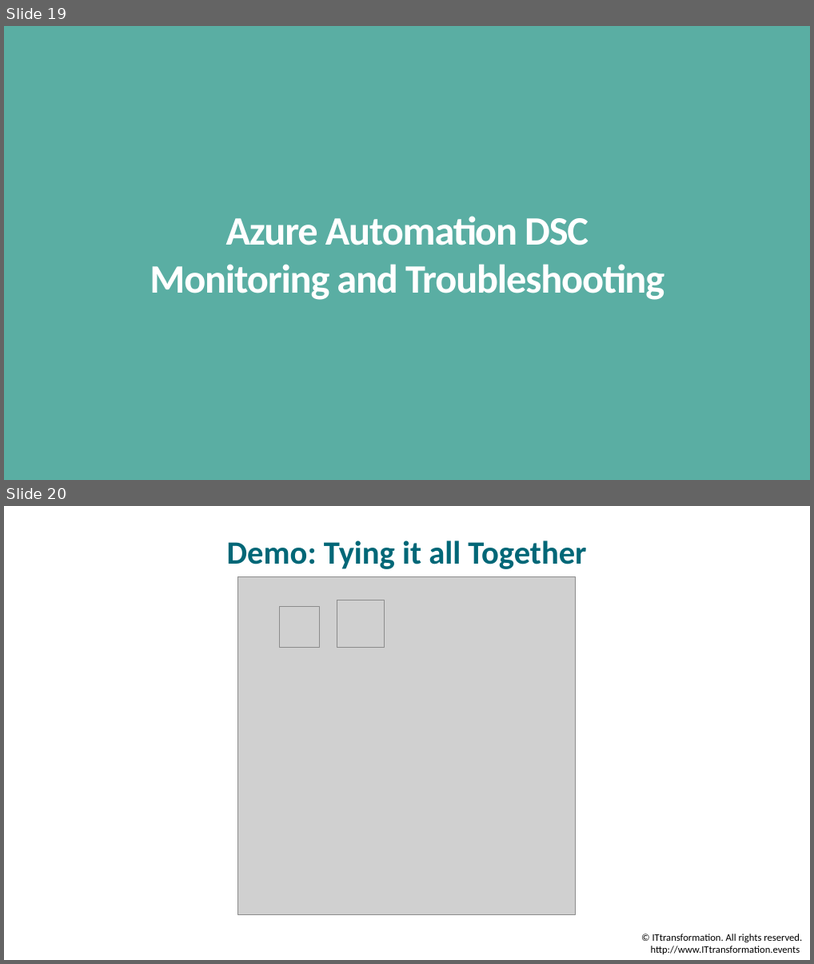
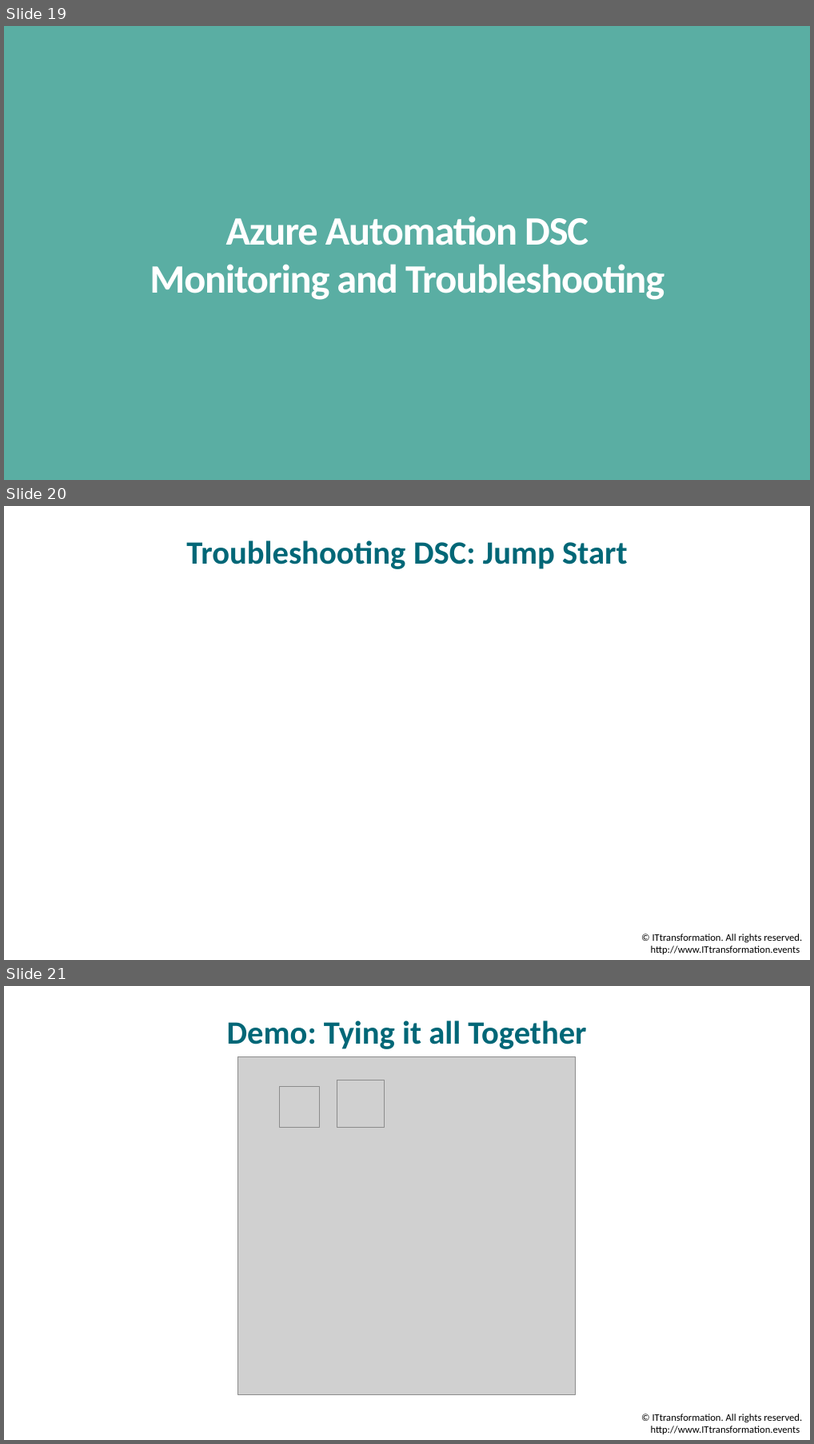
Before and after one commit to timothywarner/ittransformation2017, a slide deck: warner-itt-dsc.pptx. Shown one above the other, each under a label of ours: slides 19 and 20 before the commit, slides 19, 20 and 21 after it. The pictures are 814x964 and 814x1444 pixels, drawn with LibreOffice and Linux fonts; fonts in the diff are those of the drawing; grey boxes stand for pictures; background and template pictures are left out. Boxes give left, top, right and bottom in pixels: in the first picture for what was removed or moved away, otherwise in the second. Text is boxed around its words. In the diff, an @@ line names an element or a change of style, - is before the commit and + after.

```diff
--- a/warner-itt-dsc.pptx
+++ b/warner-itt-dsc.pptx
@@ slide 20 added at (4, 506, 810, 960), background #FFFFFF; not listed: 1 template element that a slide beside it also shows @@
@@ title added at (186, 540, 627, 569), 29 pt, text #006777, bold @@
+Troubleshooting DSC: Jump Start
@@ what was slide 20 is now slide 21 @@
```
Also in this commit, not shown: 1 other file.
